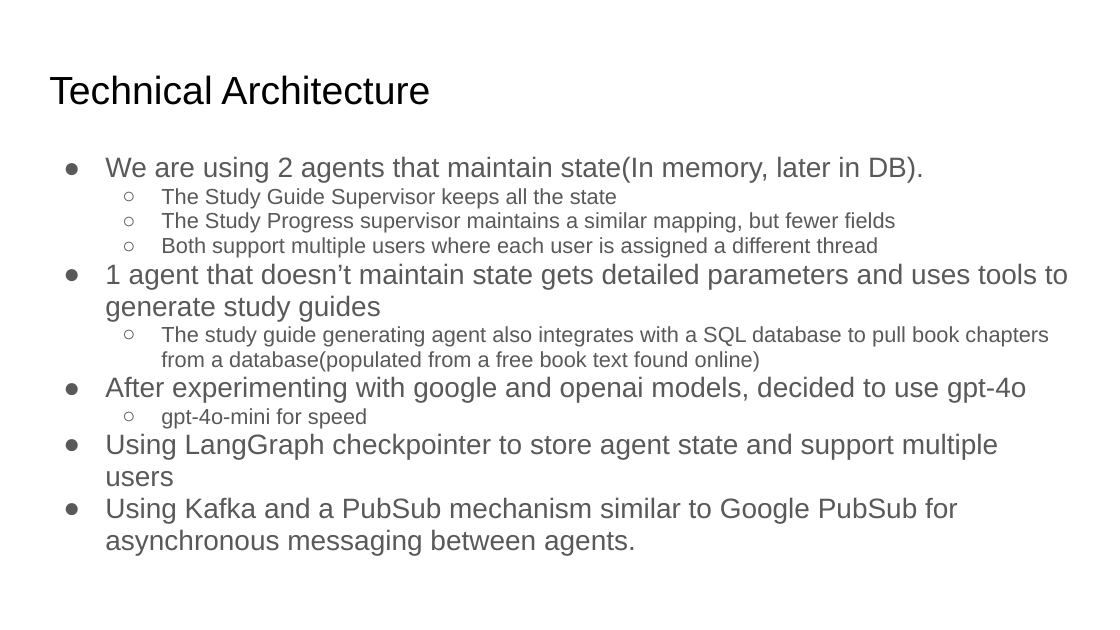
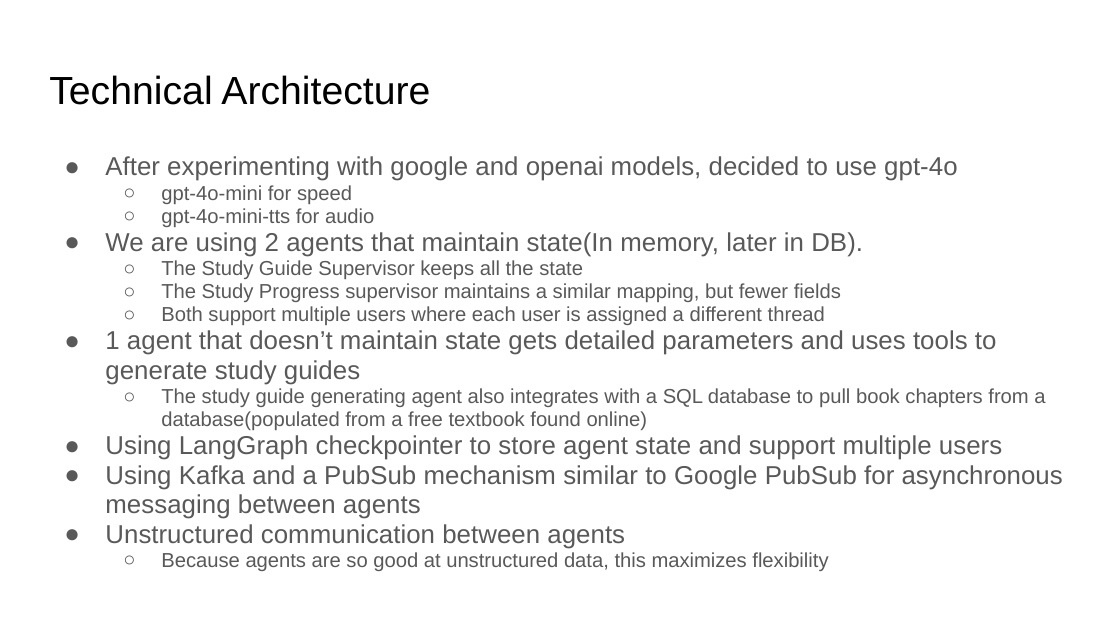
Before and after one commit to breba-hackathon/tutor, a slide deck: slide 4 of presentation/Tutor Agent Presentation.pptx (slide 3 before the commit). Drawn at 1120x630 pixels with LibreOffice and Linux fonts; fonts in the diff are those of the drawing. Boxes give left, top, right and bottom in pixels: in the first picture for what was removed or moved away, otherwise in the second. Text is boxed around its words. In the diff, an @@ line names an element or a change of style, - is before the commit and + after.

Commit message:
update presentation slides

```diff
--- a/presentation/Tutor Agent Presentation.pptx
+++ b/presentation/Tutor Agent Presentation.pptx
@@ text at (x1=105, y1=156, x2=957, y2=227): paragraphs added @@
+● After experimenting with google and openai models, decided to use gpt-4o
+  ○ gpt-4o-mini for speed
+  ○ gpt-4o-mini-tts for audio
@@ text at (x1=105, y1=232, x2=1002, y2=460): size 18 to 16.6 pt in "We are using 2 agents that maintain ...", "1 agent that doesn’t maintain state gets ...", "Using LangGraph checkpointer to store agent state ..."; size 14 to 12.9 pt in "The Study Guide Supervisor keeps all the ...", "The Study Progress supervisor maintains a similar ...", "Both support multiple users where each user ..."; indent changed @@
@@ text at (x1=161, y1=388, x2=1045, y2=430): text changed; size 14 to 12.9 pt @@
-  ○ The study guide generating agent also integrates with a SQL database to pull book chapters from a database(populated from a free book text found online)
-● After experimenting with google and openai models, decided to use gpt-4o
-  ○ gpt-4o-mini for speed
+  ○ The study guide generating agent also integrates with a SQL database to pull book chapters from a database(populated from a free textbook found online)
@@ text at (x1=105, y1=465, x2=1063, y2=571): text changed; size 18 to 16.6 pt @@
-● Using Kafka and a PubSub mechanism similar to Google PubSub for asynchronous messaging between agents.
+● Using Kafka and a PubSub mechanism similar to Google PubSub for asynchronous messaging between agents
+● Unstructured communication between agents
+  ○ Because agents are so good at unstructured data, this maximizes flexibility
```
Also in this commit, not shown: 3 other slides changed, 3 slides added, 1 slide removed.
